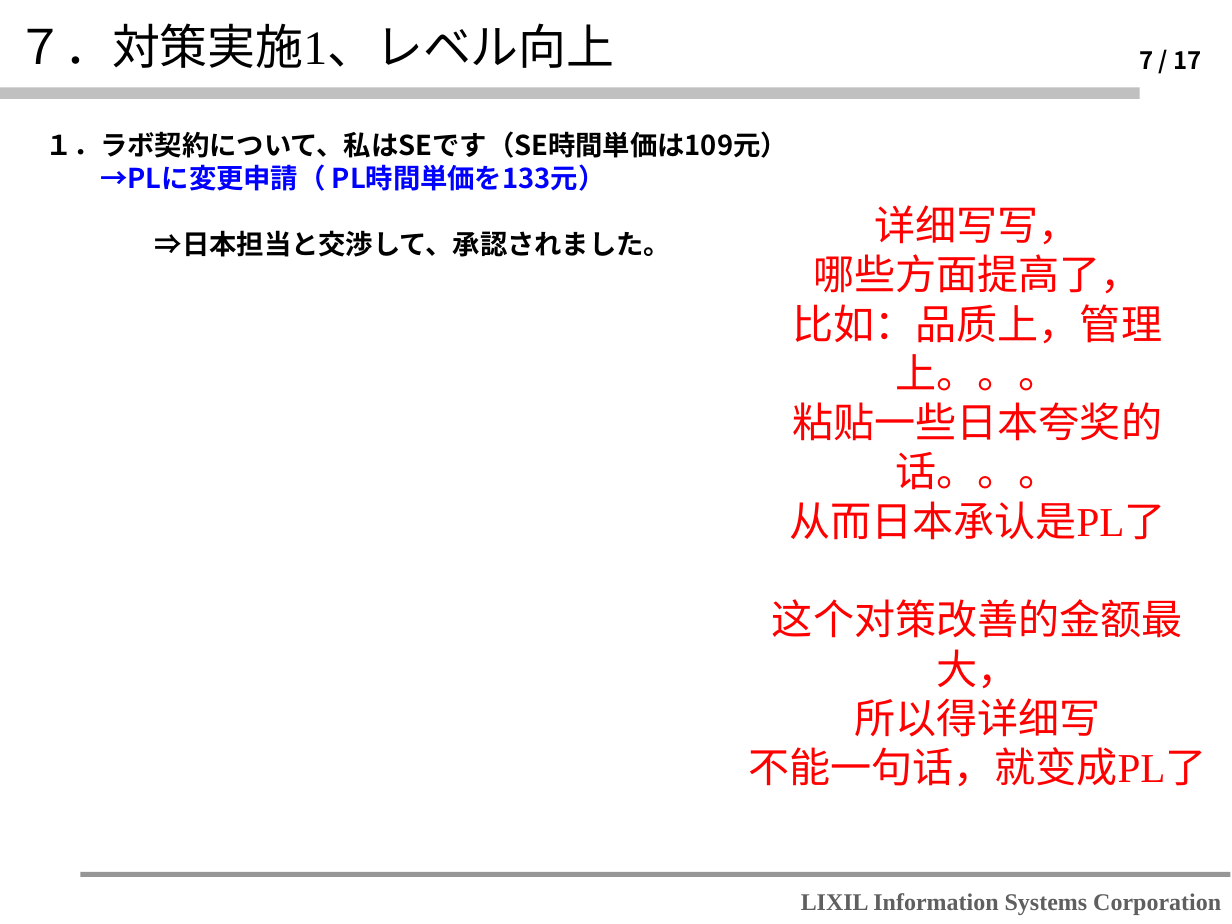
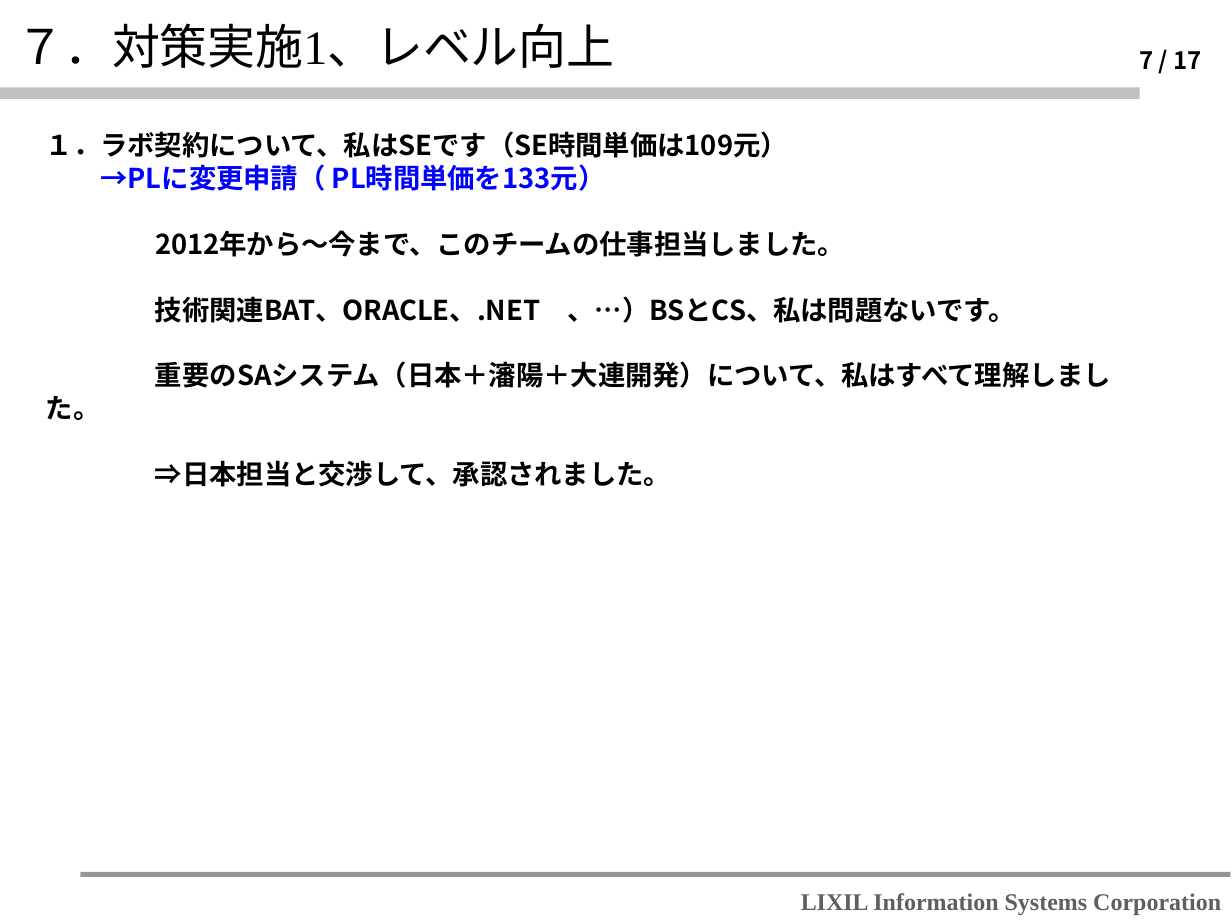
Before and after one commit to lengqing2010/slnAC, a slide deck: slide 7 of 個人利益を向上させる(李松涛)_lis6.ppt. Drawn at 1232x924 pixels with LibreOffice and Linux fonts; fonts in the diff are those of the drawing; background and template pictures are left out. Boxes give left, top, right and bottom in pixels: in the first picture for what was removed or moved away, otherwise in the second. Text is boxed around its words. In the diff, an @@ line names an element or a change of style, - is before the commit and + after.

```diff
--- a/個人利益を向上させる(李松涛)_lis6.ppt
+++ b/個人利益を向上させる(李松涛)_lis6.ppt
@@ text removed at [748,205,1207,787] @@
-详细写写，
-哪些方面提高了，
-比如：品质上，管理上。。。
-粘贴一些日本夸奖的话。。。
-从而日本承认是PL了
-这个对策改善的金额最大，
-所以得详细写
-不能一句话，就变成PL了
@@ text at [155,230,1111,388]: paragraphs added @@
+2012年から～今まで、このチームの仕事担当しました。
+技術関連BAT、ORACLE、.NET 、…）BSとCS、私は問題ないです。
+重要のSAシステム（日本＋瀋陽＋大連開発）について、私はすべて理解しました。
```
Also in this commit, not shown: 4 other slides changed, 31 other files.
